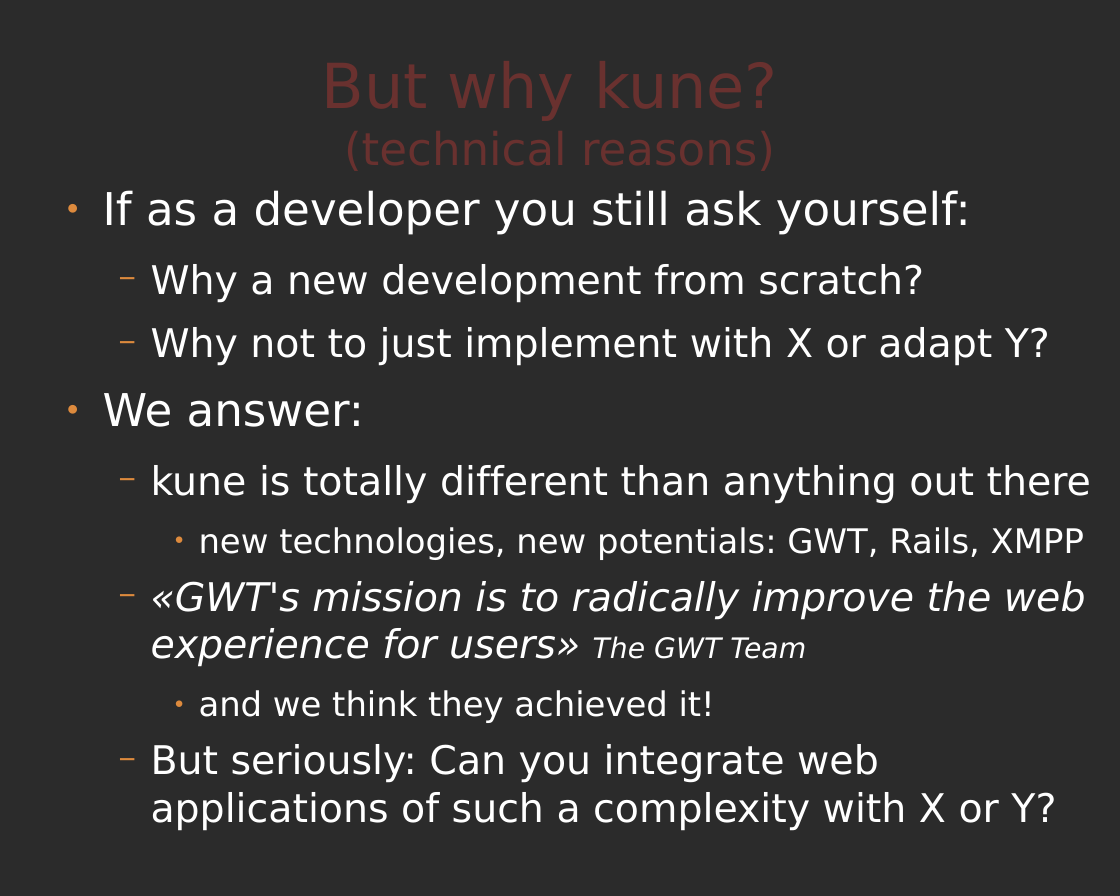
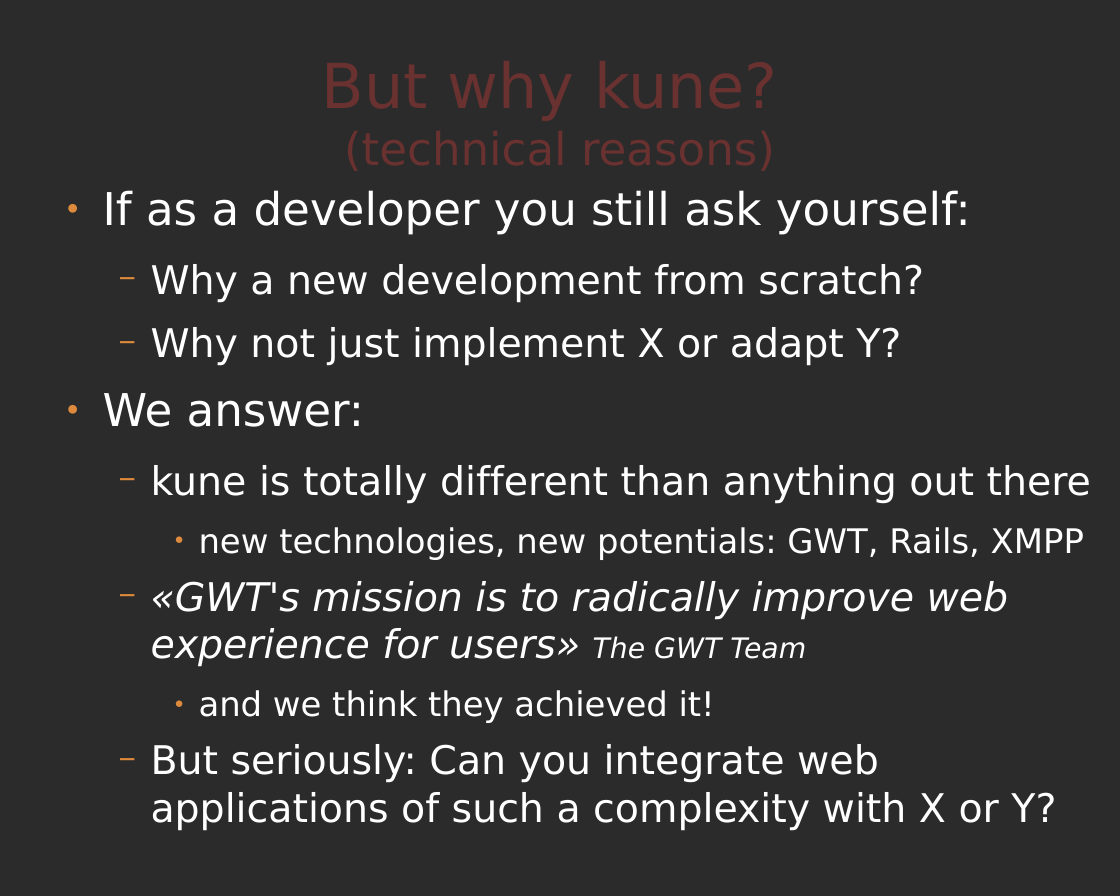
Before and after one commit to comunes/kune, a slide deck: slide 20 of doc/kune-ene-09.odp. Drawn at 1120x896 pixels with LibreOffice and Linux fonts; fonts in the diff are those of the drawing; background and template pictures are left out; a plain dark background stands for a picture behind light text. Boxes give left, top, right and bottom in pixels: in the first picture for what was removed or moved away, otherwise in the second. Text is boxed around its words. In the diff, an @@ line names an element or a change of style, - is before the commit and + after.

Commit message:
Changes made in slides 5, 7, 9, 10, 11, 13, 14, 16, 17, 20, 21 and 22

```diff
--- a/doc/kune-ene-09.odp
+++ b/doc/kune-ene-09.odp
@@ text at (151, 327, 901, 366): text changed @@
-  − Why not to just implement with X or adapt Y?
+  − Why not just implement X or adapt Y?
@@ text at (151, 581, 1009, 667): text changed @@
-  − «GWT's mission is to radically improve the web experience for users» The GWT Team
+  − «GWT's mission is to radically improve web experience for users» The GWT Team
```
Also in this commit, not shown: 11 other slides changed.
